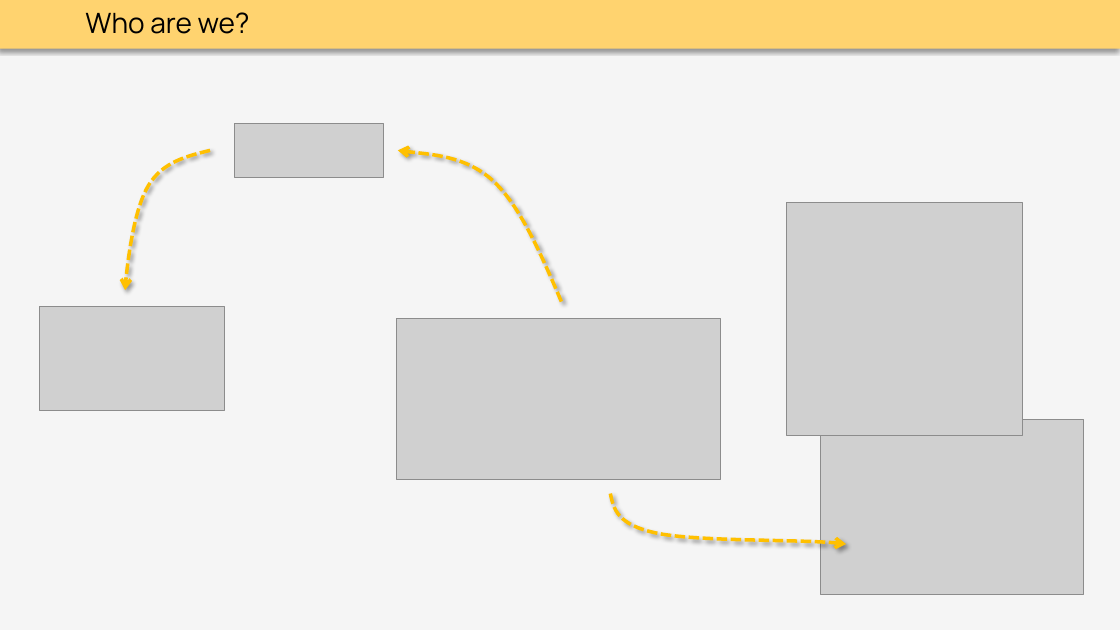
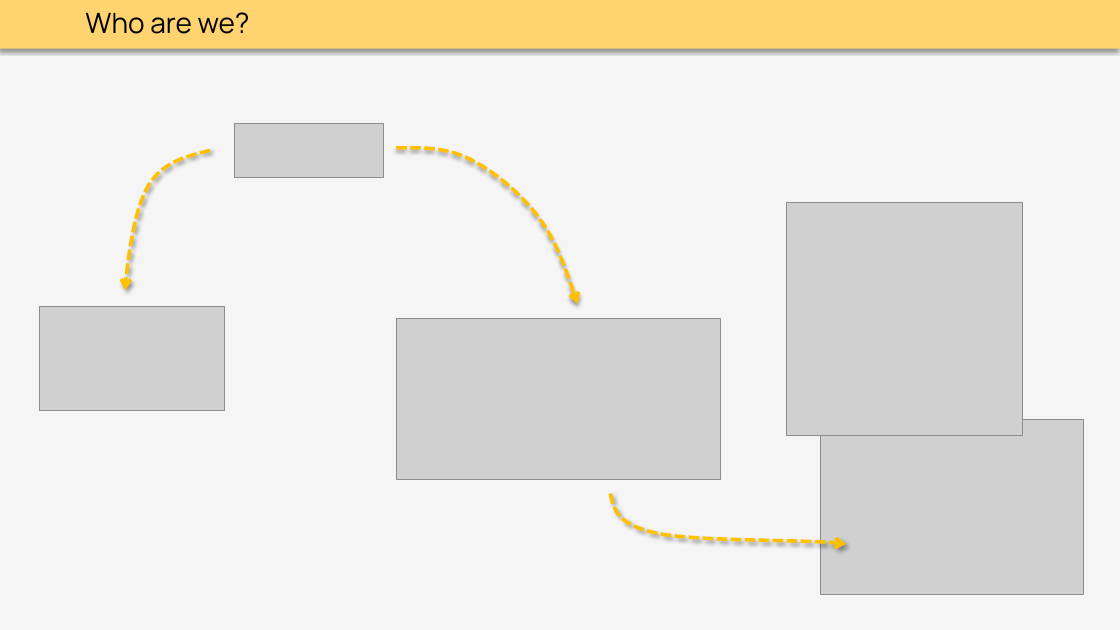
Before and after one commit to thoemmi/DurableFunctionsMeetupRosenheim, a slide deck: slide 2 of slides/Durable_Functions.pptx. Drawn at 1120x630 pixels with LibreOffice and Linux fonts; fonts in the diff are those of the drawing; grey boxes stand for pictures; background and template pictures are left out. Boxes give left, top, right and bottom in pixels: in the first picture for what was removed or moved away, otherwise in the second. Text is boxed around its words. In the diff, an @@ line names an element or a change of style, - is before the commit and + after.

Commit message:
update presentation

```diff
--- a/slides/Durable_Functions.pptx
+++ b/slides/Durable_Functions.pptx
@@ freeform shape: place and size @@
-freeform shape at [398,150,562,302]
+freeform shape at [397,148,578,304]
@@ freeform shape at [397,148,578,304]: shadow changed @@
```
